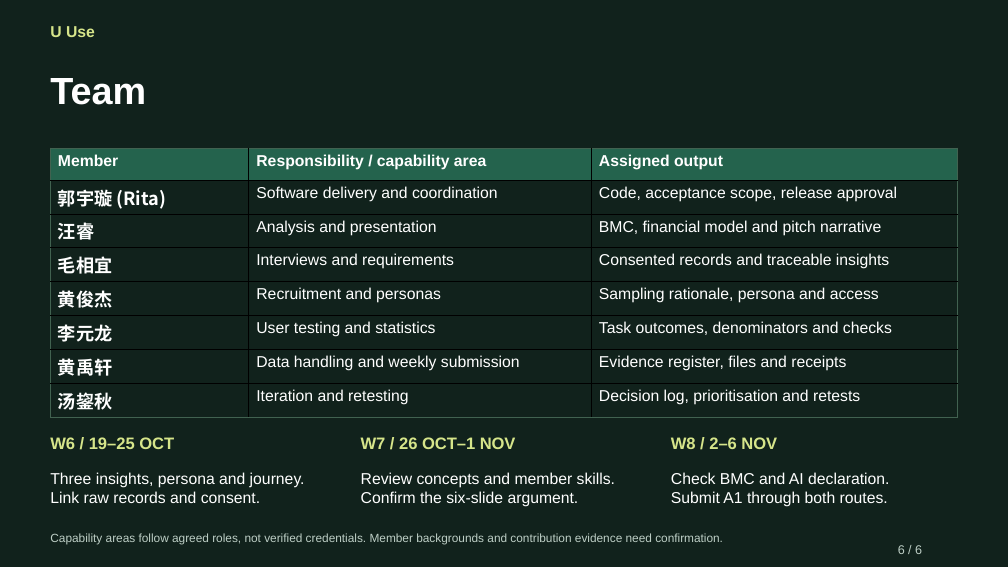
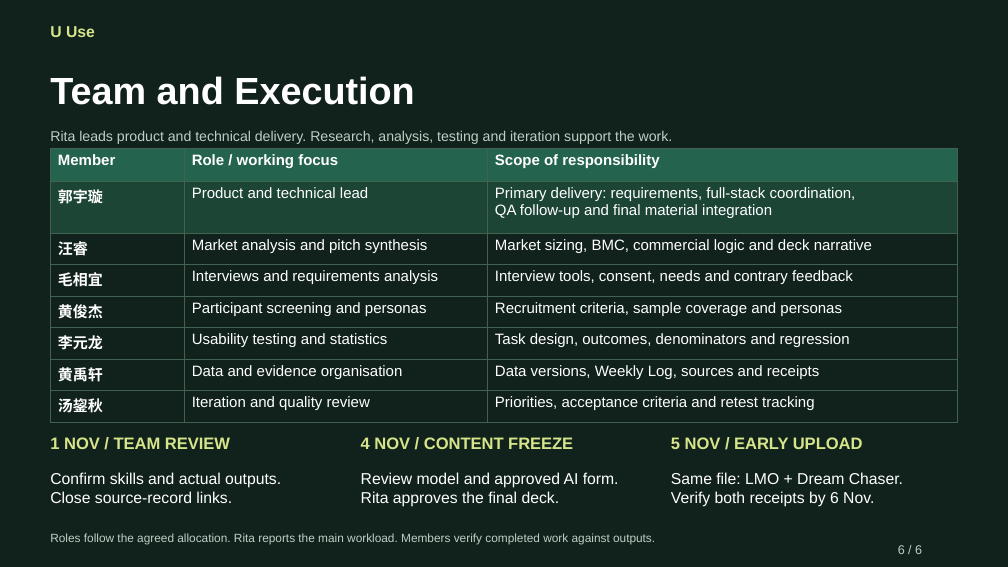
Before and after one commit to Rita020903/U-Use, a slide deck: slide 6 of A1_Current/UUse_A1_6_Slides.pptx. Drawn at 1008x567 pixels with LibreOffice and Linux fonts; fonts in the diff are those of the drawing. Boxes give left, top, right and bottom in pixels: in the first picture for what was removed or moved away, otherwise in the second. Text is boxed around its words. In the diff, an @@ line names an element or a change of style, - is before the commit and + after.

Commit message:
Update A1 scope, team roles and evidence handover

```diff
--- a/A1_Current/UUse_A1_6_Slides.pptx
+++ b/A1_Current/UUse_A1_6_Slides.pptx
@@ text at box(50, 76, 414, 105): text changed @@
-Team
+Team and Execution
@@ text added at box(50, 130, 673, 144), 13.5 pt, text #BDCEC5 @@
+Rita leads product and technical delivery. Research, analysis, testing and iteration support the work.
@@ table at box(51, 148, 958, 422) @@
-row 1, column 2: Responsibility / capability area
+row 1, column 2: Role / working focus
-row 1, column 3: Assigned output
+row 1, column 3: Scope of responsibility
-row 2: 郭宇璇 (Rita) | Software delivery and coordination | Code, acceptance scope, release approval
+row 2: 郭宇璇 | Product and technical lead | Primary delivery: requirements, full-stack coordination, / QA follow-up and final material integration
-row 3, column 2: Analysis and presentation
+row 3, column 2: Market analysis and pitch synthesis
-row 3, column 3: BMC, financial model and pitch narrative
+row 3, column 3: Market sizing, BMC, commercial logic and deck narrative
-row 4, column 2: Interviews and requirements
+row 4, column 2: Interviews and requirements analysis
-row 4, column 3: Consented records and traceable insights
+row 4, column 3: Interview tools, consent, needs and contrary feedback
-row 5, column 2: Recruitment and personas
+row 5, column 2: Participant screening and personas
-row 5, column 3: Sampling rationale, persona and access
+row 5, column 3: Recruitment criteria, sample coverage and personas
-row 6, column 2: User testing and statistics
+row 6, column 2: Usability testing and statistics
-row 6, column 3: Task outcomes, denominators and checks
+row 6, column 3: Task design, outcomes, denominators and regression
-row 7, column 2: Data handling and weekly submission
+row 7, column 2: Data and evidence organisation
-row 7, column 3: Evidence register, files and receipts
+row 7, column 3: Data versions, Weekly Log, sources and receipts
-row 8, column 2: Iteration and retesting
+row 8, column 2: Iteration and quality review
-row 8, column 3: Decision log, prioritisation and retests
+row 8, column 3: Priorities, acceptance criteria and retest tracking
@@ fill #11221C to #1C4536 in row 2 @@
@@ size 15 to 14.2 pt in "Member" @@
@@ size 17.2 to 14.2 pt in "汪睿", "毛相宜", "黄俊杰", "李元龙" and 2 more places @@
@@ borders changed @@
@@ text at box(50, 437, 230, 449): text changed @@
-W6 / 19–25 OCT
+1 NOV / TEAM REVIEW
@@ text at box(361, 437, 573, 449): text changed @@
-W7 / 26 OCT–1 NOV
+4 NOV / CONTENT FREEZE
@@ text at box(671, 437, 863, 449): text changed @@
-W8 / 2–6 NOV
+5 NOV / EARLY UPLOAD
@@ text at box(50, 472, 281, 503): text changed @@
-Three insights, persona and journey.
-Link raw records and consent.
+Confirm skills and actual outputs.
+Close source-record links.
@@ text at box(361, 472, 619, 507): text changed @@
-Review concepts and member skills.
-Confirm the six-slide argument.
+Review model and approved AI form.
+Rita approves the final deck.
@@ text at box(671, 472, 903, 507): text changed @@
-Check BMC and AI declaration.
-Submit A1 through both routes.
+Same file: LMO + Dream Chaser.
+Verify both receipts by 6 Nov.
@@ text at box(50, 533, 655, 545): text changed @@
-Capability areas follow agreed roles, not verified credentials. Member backgrounds and contribution evidence need confirmation.
+Roles follow the agreed allocation. Rita reports the main workload. Members verify completed work against outputs.
```
Also in this commit, not shown: 5 other slides changed, 12 other files.
